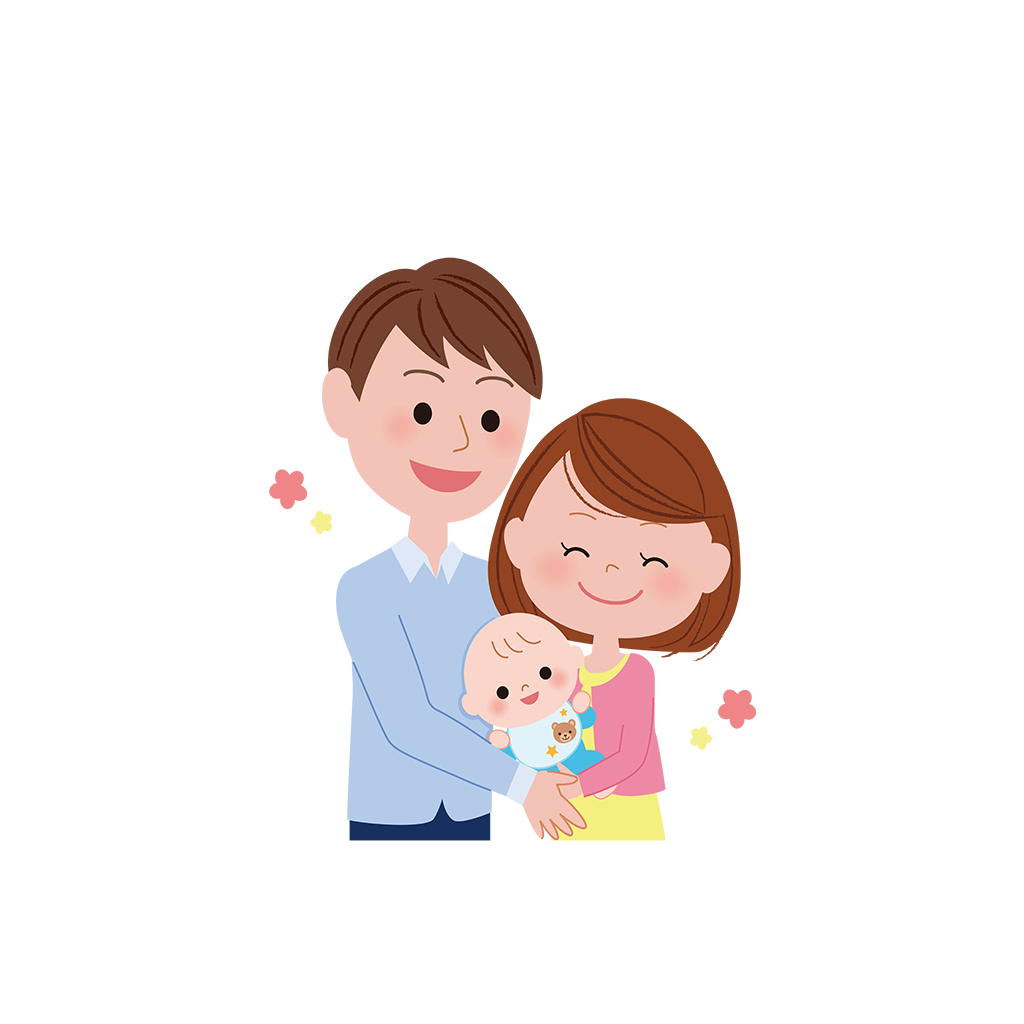
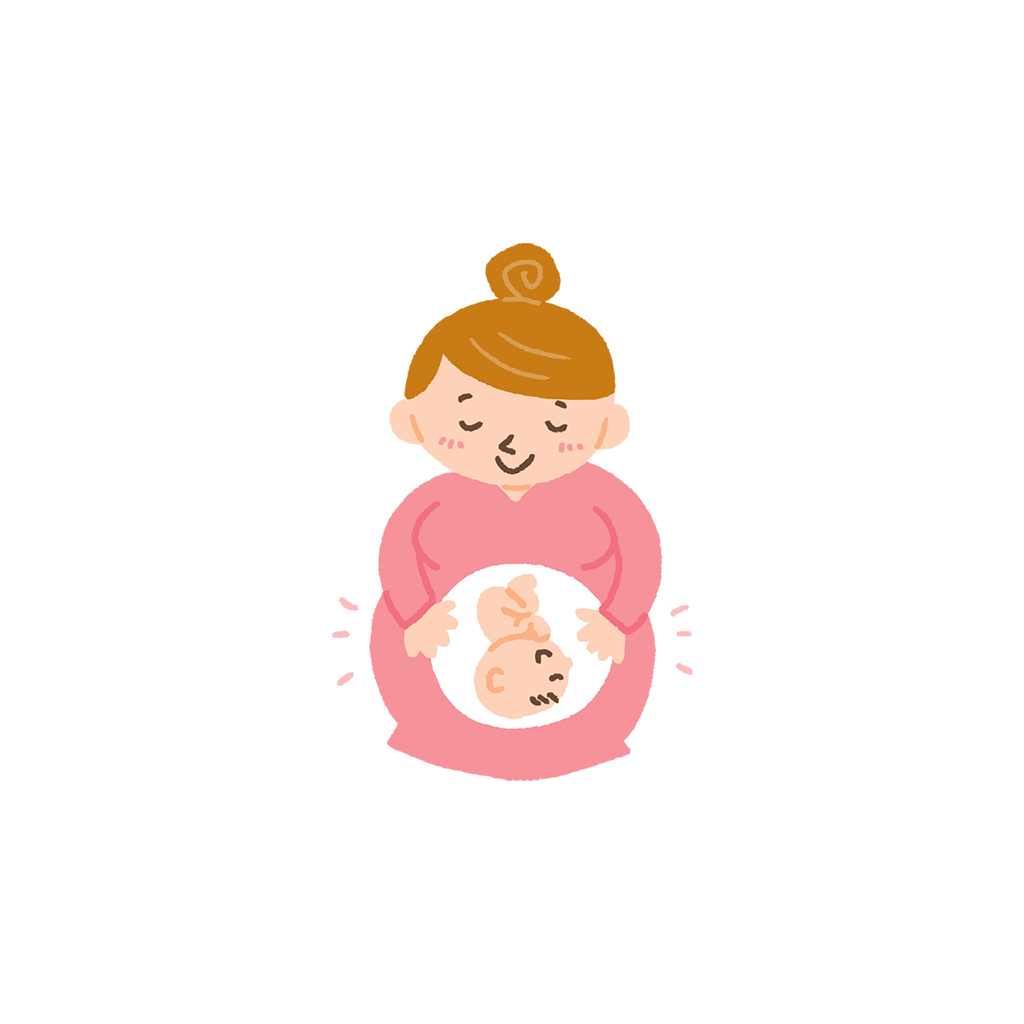
Layer changes from the first 1024px x 1024px image to the second:
renamed "pixta_48144455_L" to "launcher_icon", painted on it over [269, 243, 756, 841]
added layer "Layer 1" over [269, 243, 756, 841]
